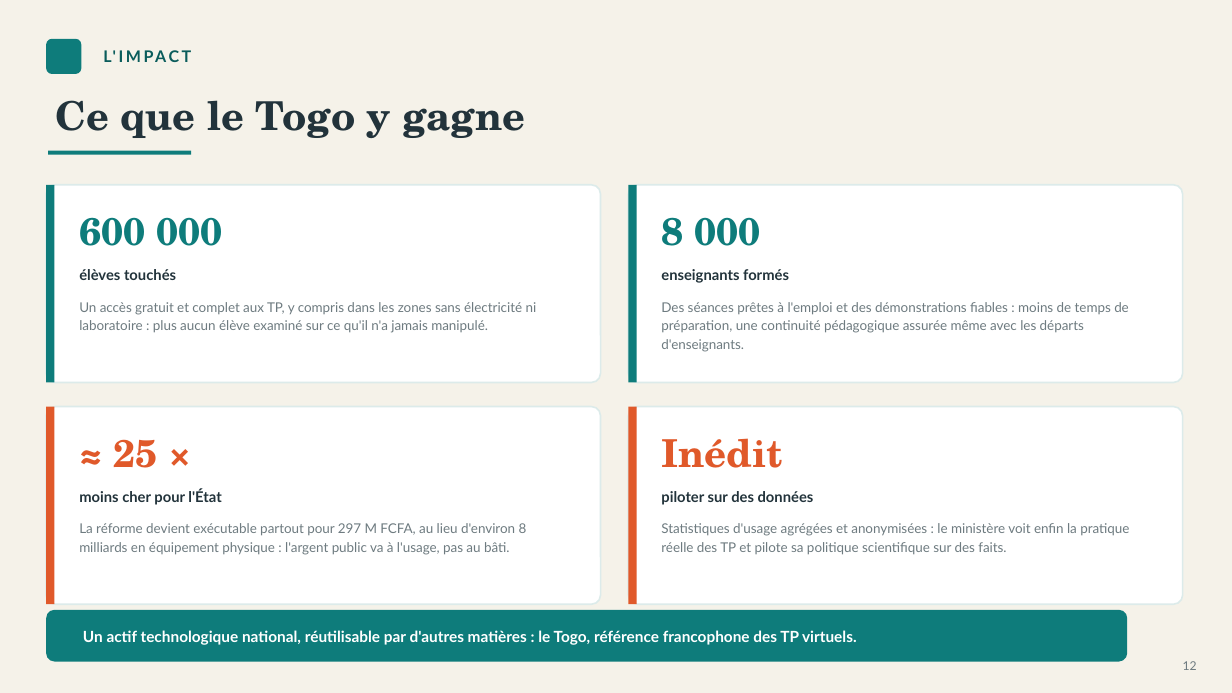
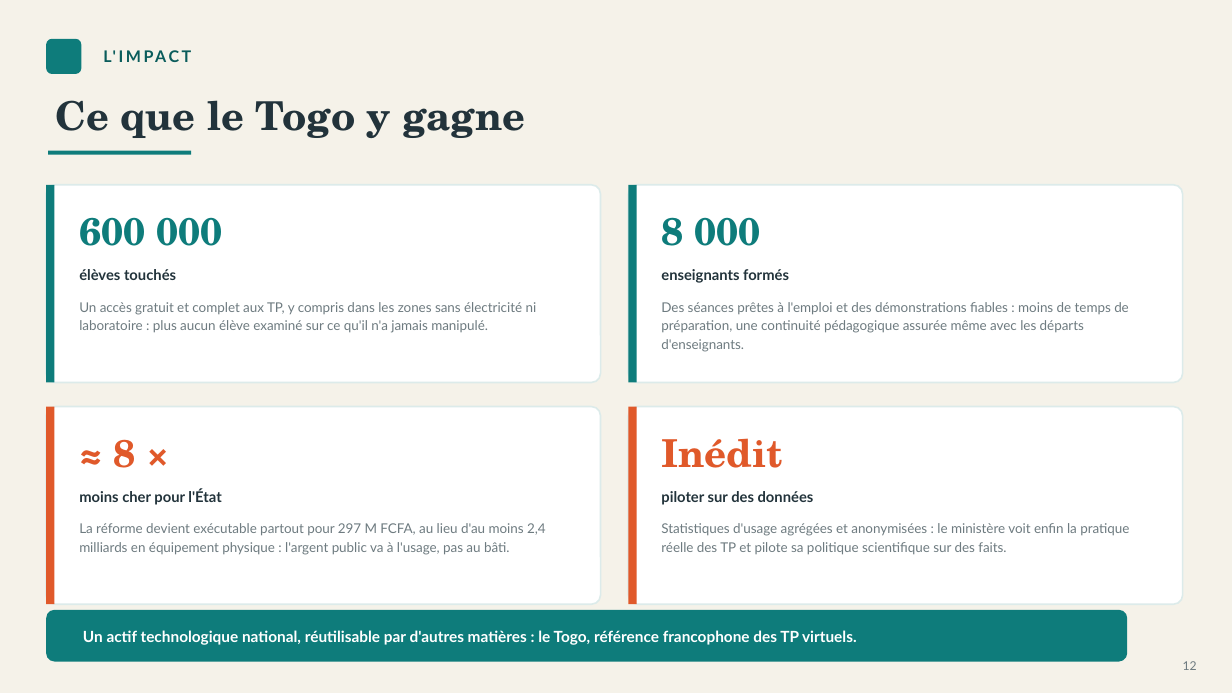
Before and after one commit to djabelo712/Saver, a slide deck: slide 12 of VirtuLab_Togo_Presentation_Dr_Pagdame_Tiebekabe.pptx. Drawn at 1232x693 pixels with LibreOffice and Linux fonts; fonts in the diff are those of the drawing; background and template pictures are left out. Boxes give left, top, right and bottom in pixels: in the first picture for what was removed or moved away, otherwise in the second. Text is boxed around its words. In the diff, an @@ line names an element or a change of style, - is before the commit and + after.

```diff
--- a/VirtuLab_Togo_Presentation_Dr_Pagdame_Tiebekabe.pptx
+++ b/VirtuLab_Togo_Presentation_Dr_Pagdame_Tiebekabe.pptx
@@ text at (114,439,136,468): text changed @@
-≈ 25 ×
+≈ 8 ×
@@ text at (79,523,546,555): text changed @@
-La réforme devient exécutable partout pour 297 M FCFA, au lieu d'environ 8 milliards en équipement physique : l'argent public va à l'usage, pas au bâti.
+La réforme devient exécutable partout pour 297 M FCFA, au lieu d'au moins 2,4 milliards en équipement physique : l'argent public va à l'usage, pas au bâti.
```
Also in this commit, not shown: 6 other slides changed, 1 slide added, 1 slide removed, 3 other files.
